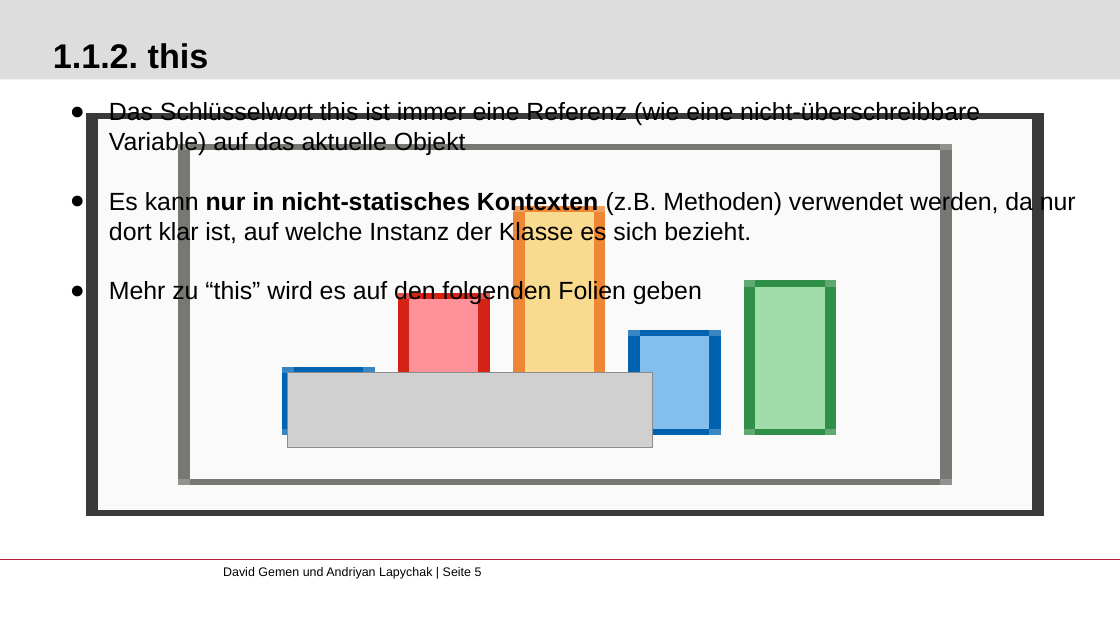
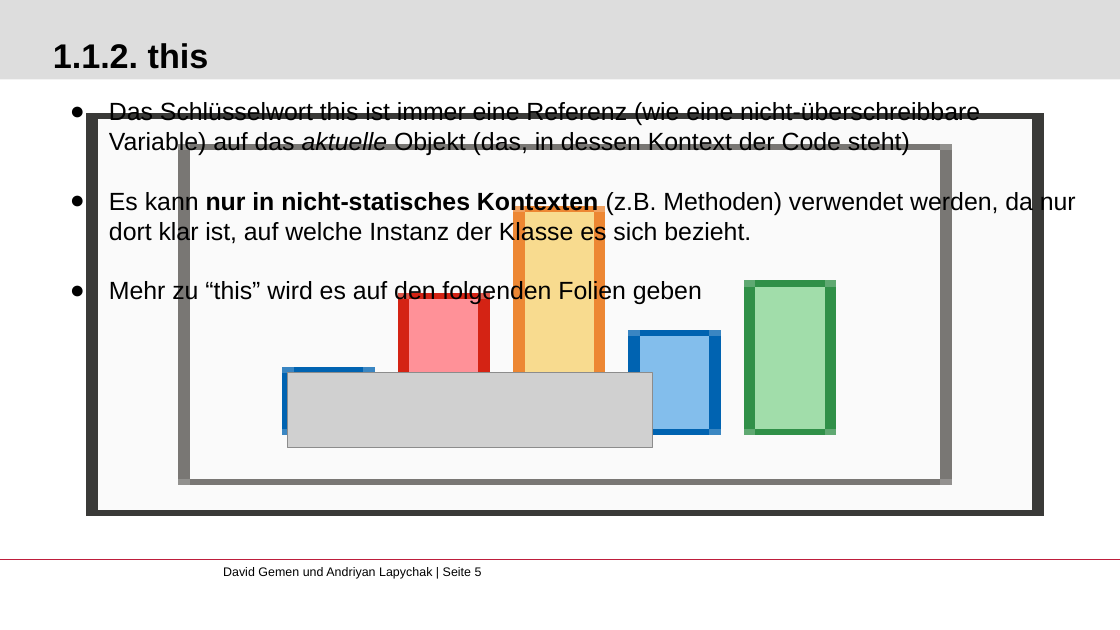
Before and after one commit to gemdav/Programmieren-1-Tutorium, a slide deck: slide 5 of slides/05_object_orientation.pptx. Drawn at 1120x630 pixels with LibreOffice and Linux fonts; fonts in the diff are those of the drawing; grey boxes stand for pictures; background and template pictures are left out. Boxes give left, top, right and bottom in pixels: in the first picture for what was removed or moved away, otherwise in the second. Text is boxed around its words. In the diff, an @@ line names an element or a change of style, - is before the commit and + after.

```diff
--- a/slides/05_object_orientation.pptx
+++ b/slides/05_object_orientation.pptx
@@ text at box(109, 102, 980, 156): text changed @@
-● Das Schlüsselwort this ist immer eine Referenz (wie eine nicht-überschreibbare Variable) auf das aktuelle Objekt
+● Das Schlüsselwort this ist immer eine Referenz (wie eine nicht-überschreibbare Variable) auf das aktuelle Objekt (das, in dessen Kontext der Code steht)
```
Also in this commit, not shown: 1 other slide changed.
